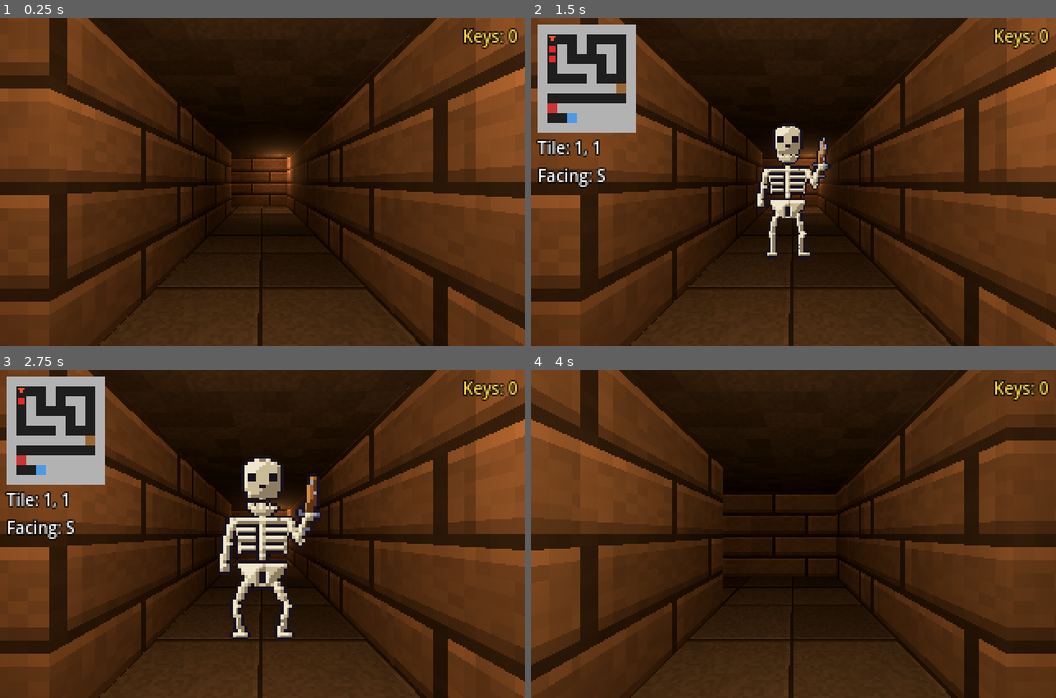
Above: before the commit, frames 1-4 (two rows, left to right).
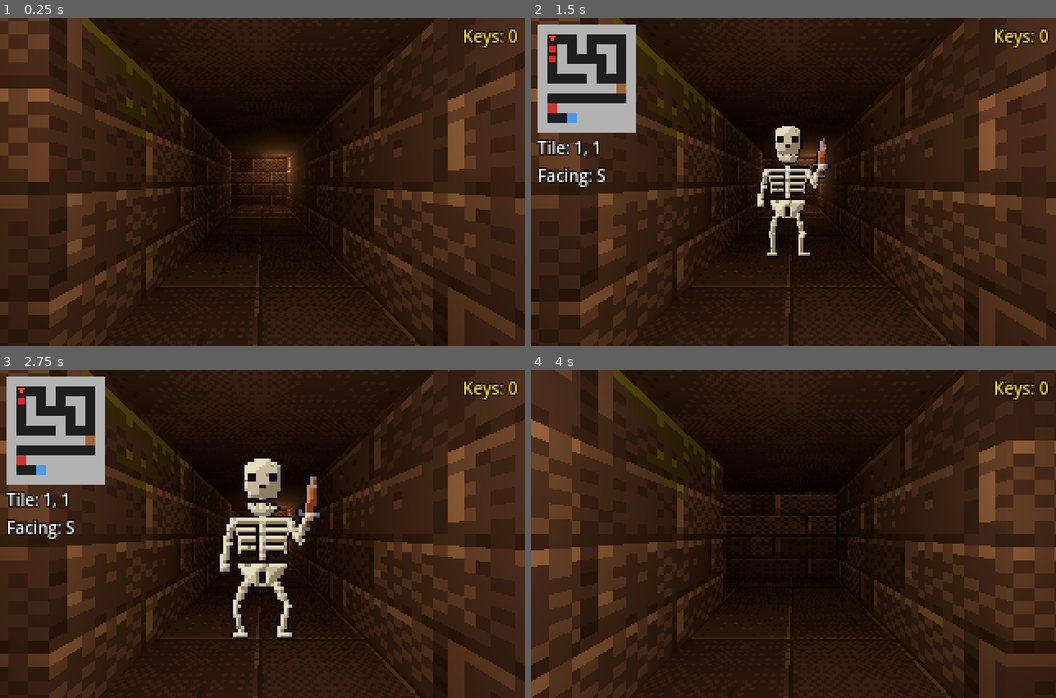
Above: after the commit, the same moments.

Repository: XrNrX/eye-of-bell
Game: Godot game, scene res://scenes/main.tscn
Two runs of this game, one before a commit and one after it. Both use one fixed random seed, a clock stepped at 60 frames per second and the inputs below.
Inputs:
- Up to frame 1 (0.25 s): no input
- Up to frame 2 (1.5 s): tap Enter at 0.5 s; hold D 0.53-1.28 s; tap Tab at 0.6 s; hold S from 1.28 s (still down); tap F at 1.35 s
- Up to frame 3 (2.75 s): tap Space at 2 s; release S at 2.03 s; hold D from 2.03 s (still down); hold Q from 2.03 s (still down)
- Up to frame 4 (4 s): release D at 2.78 s; release Q at 2.78 s; hold W 2.78-3.53 s; tap E at 2.85 s; tap Enter at 3.5 s; hold A from 3.53 s (still down); tap Tab at 3.6 s

The runs differ from the first frame. In frame 1, 35% of the frame differs, in the area x 0-100%, y 0-100%; in frame 2, 32%; in frame 3, 32%; in frame 4, 31%.

Commit message:
Port legacy art generators to the palette toolkit
Tiles, sprites and the skeleton now come from tools/art/gen_tiles.py,
gen_sprites.py and gen_skeleton.py, using only palette.json colours via
save_png (which rejects off-palette images). Textures are built from height
maps with top-left lighting and dithered onto palette ramps. Removes
tools/make_textures.py and tools/make_skeleton.py; build_all.py now just runs
the gen_*.py generators and patches imports. Regenerated art in art/.

Co-Authored-By: Claude Sonnet 5.5 <noreply@anthropic.com>

Diff:
--- a/scripts/dungeon_builder.gd
+++ b/scripts/dungeon_builder.gd
@@ -7,7 +7,7 @@
 const TorchLight := preload("res://scripts/torch.gd")
 const MonsterScript := preload("res://scripts/monster.gd")
 
-# Art is generated by tools/make_textures.py (or replace with your own).
+# Art is generated by tools/art/build_all.py (or replace with your own).
 # If a texture is missing, the flat colour is used instead.
 const WALL_TEXTURE := "res://art/tiles/wall.png"
 const FLOOR_TEXTURE := "res://art/tiles/floor.png"
Binary file changed: art/monsters/skeleton/attack_0.png
Binary file changed: art/monsters/skeleton/attack_1.png
Binary file changed: art/monsters/skeleton/attack_2.png
Binary file changed: art/monsters/skeleton/hurt_0.png
Binary file changed: art/monsters/skeleton/hurt_0_flash.png
Binary file changed: art/monsters/skeleton/idle_0.png
Binary file changed: art/monsters/skeleton/idle_1.png
Binary file changed: art/monsters/skeleton/skeleton_sheet.png
Binary file changed: art/sprites/key.png
Binary file changed: art/sprites/lever.png
Binary file changed: art/sprites/torch.png
Binary file changed: art/tiles/ceiling.png
(and 7 more such lines)
